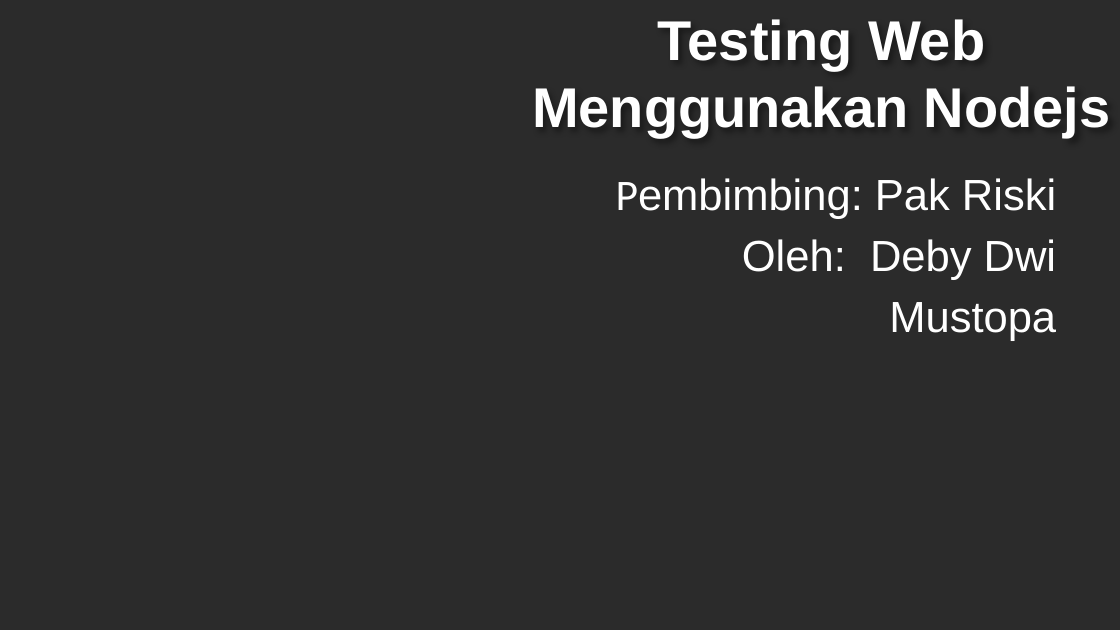
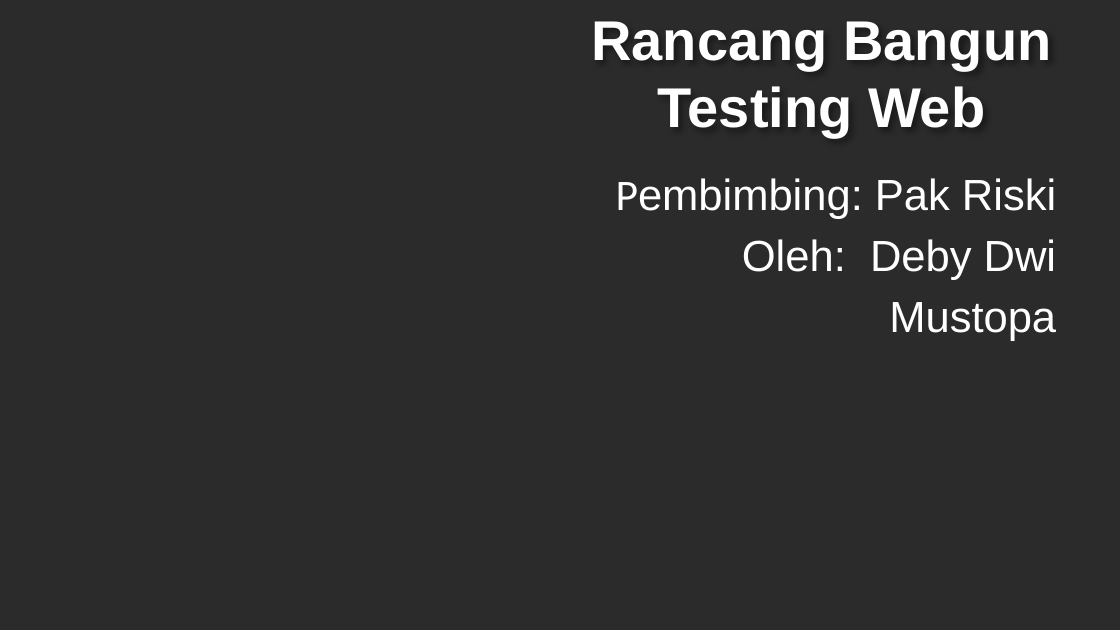
Before and after one commit to HidaYAtMus/pkl, a slide deck: slide 1 of Testing Web Menggunakan Nodejs.pptx. Drawn at 1120x630 pixels with LibreOffice and Linux fonts; fonts in the diff are those of the drawing; background and template pictures are left out; a plain dark background stands for a picture behind light text. Boxes give left, top, right and bottom in pixels: in the first picture for what was removed or moved away, otherwise in the second. Text is boxed around its words. In the diff, an @@ line names an element or a change of style, - is before the commit and + after.

```diff
--- a/Testing Web Menggunakan Nodejs.pptx
+++ b/Testing Web Menggunakan Nodejs.pptx
@@ title at <box>591,21,1051,137</box>: text changed @@
-Testing Web Menggunakan Nodejs
+Rancang Bangun
+Testing Web
```
Also in this commit, not shown: 3 slides added, 1 slide removed.
